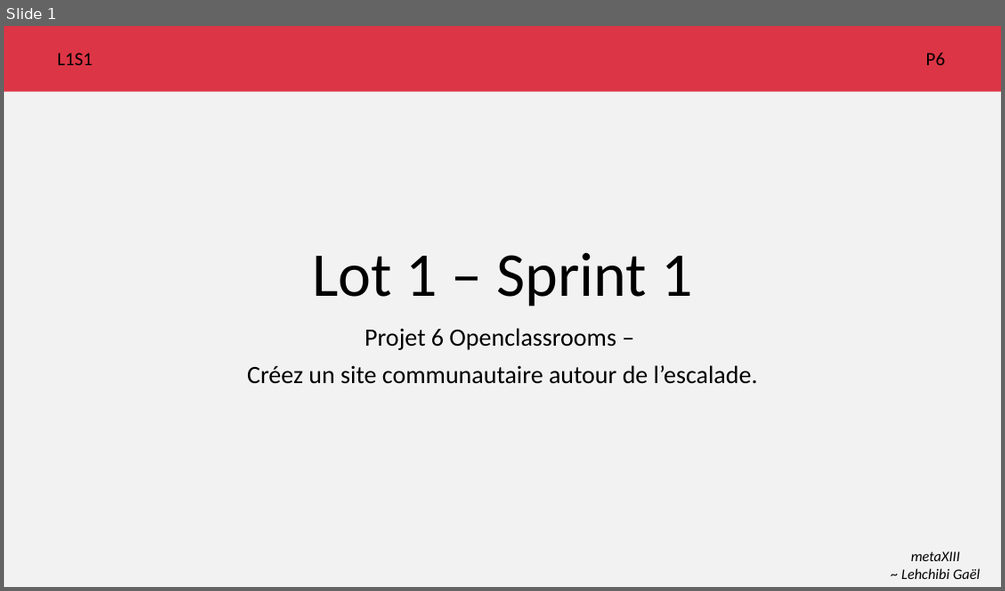
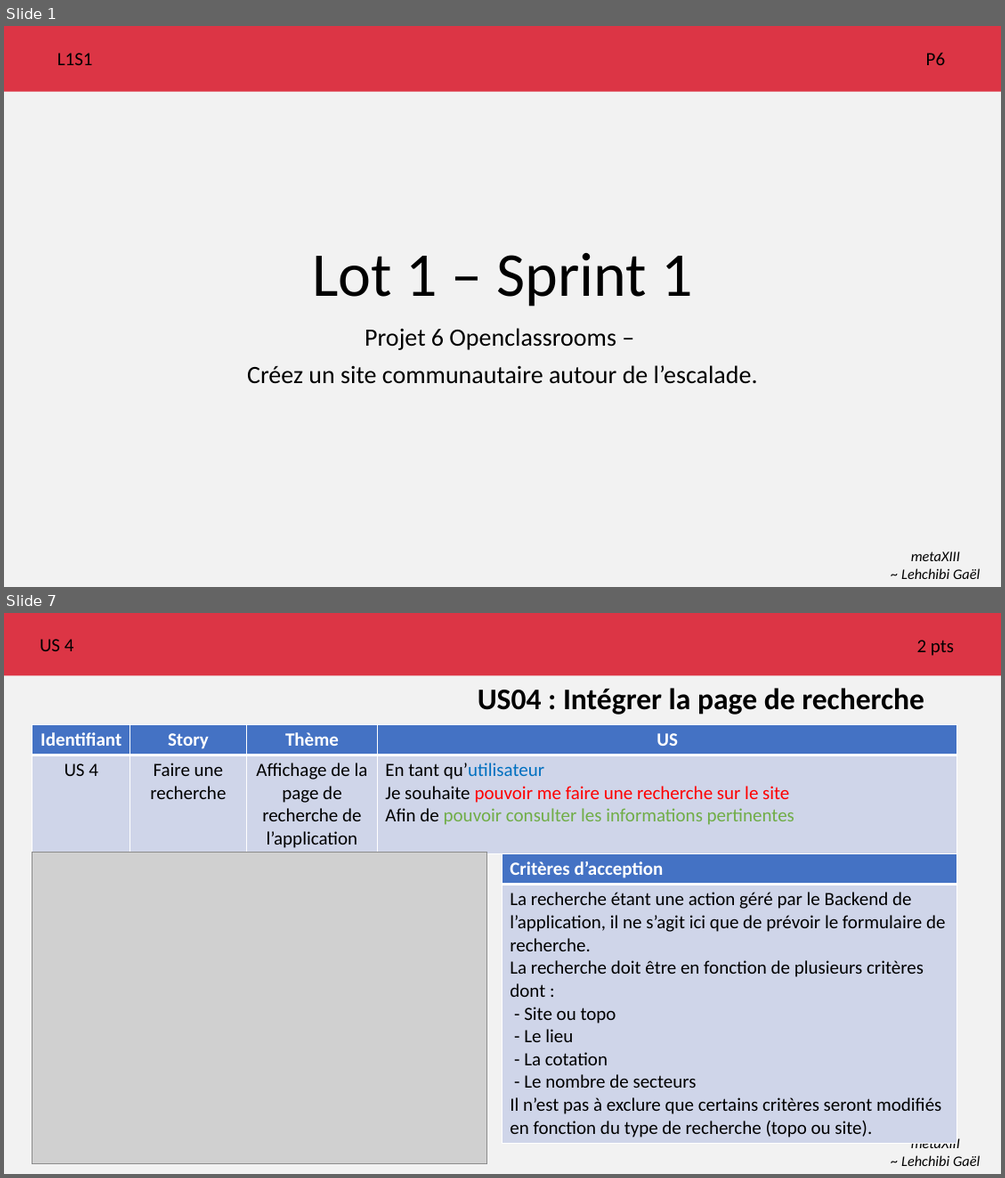
Before and after one commit to metaXIII/OC-java-P6, a slide deck: agile/Lot 1/Sprint 1/escalade.pptx. Shown one above the other, each under a label of ours: slide 1 before the commit, slides 1 and 7 after it; the slides between them are not shown. The pictures are 1005x591 and 1005x1178 pixels, drawn with LibreOffice and Linux fonts; fonts in the diff are those of the drawing; grey boxes stand for pictures. Boxes give left, top, right and bottom in pixels: in the first picture for what was removed or moved away, otherwise in the second. Text is boxed around its words. In the diff, an @@ line names an element or a change of style, - is before the commit and + after.

```diff
--- a/agile/Lot 1/Sprint 1/escalade.pptx
+++ b/agile/Lot 1/Sprint 1/escalade.pptx
@@ slide 7 added at (x1=4, y1=613, x2=1001, y2=1174), background #F2F2F2 @@
@@ rectangle added at (x1=4, y1=613, x2=1001, y2=676), fill #DC3545 @@
@@ text added at (x1=40, y1=639, x2=74, y2=651), 18 pt, text #000000 @@
+US 4
@@ text added at (x1=917, y1=640, x2=954, y2=656), 18 pt, text #000000 @@
+2 pts
@@ title added at (x1=477, y1=688, x2=924, y2=714), 28.8 pt, text #000000, bold @@
+US04 : Intégrer la page de recherche
@@ table added at (x1=32, y1=724, x2=956, y2=852), 2 rows, 4 columns @@
+Identifiant | Story | Thème | US
+US 4 | Faire une recherche | Affichage de la page de recherche de l’application | En tant qu’utilisateur / Je souhaite pouvoir me faire une recherche sur le site / Afin de pouvoir consulter les informations pertinentes
@@ rectangle added at (x1=32, y1=852, x2=487, y2=1163), outline #325491 1 pt @@
@@ picture added at (x1=32, y1=852, x2=487, y2=1163) @@
@@ table added at (x1=502, y1=854, x2=957, y2=1141), 2 rows, 1 columns @@
+Critères d’acception
+La recherche étant une action géré par le Backend de l’application, il ne s’agit ici que de prévoir le formulaire de recherche. / La recherche doit être en fonction de plusieurs critères dont : / - Site ou topo / - Le lieu / - La cotation / - Le nombre de secteurs / Il n’est pas à exclure que certains critères seront modifiés en fonction du type de recherche (topo ou site).
@@ text added at (x1=901, y1=1136, x2=979, y2=1166), 14 pt, text #000000, italic @@
+metaXIII
+~ Lehchibi Gaël
```
Also in this commit, not shown: 4 slides changed, 6 other slides added, 1 slide removed.
